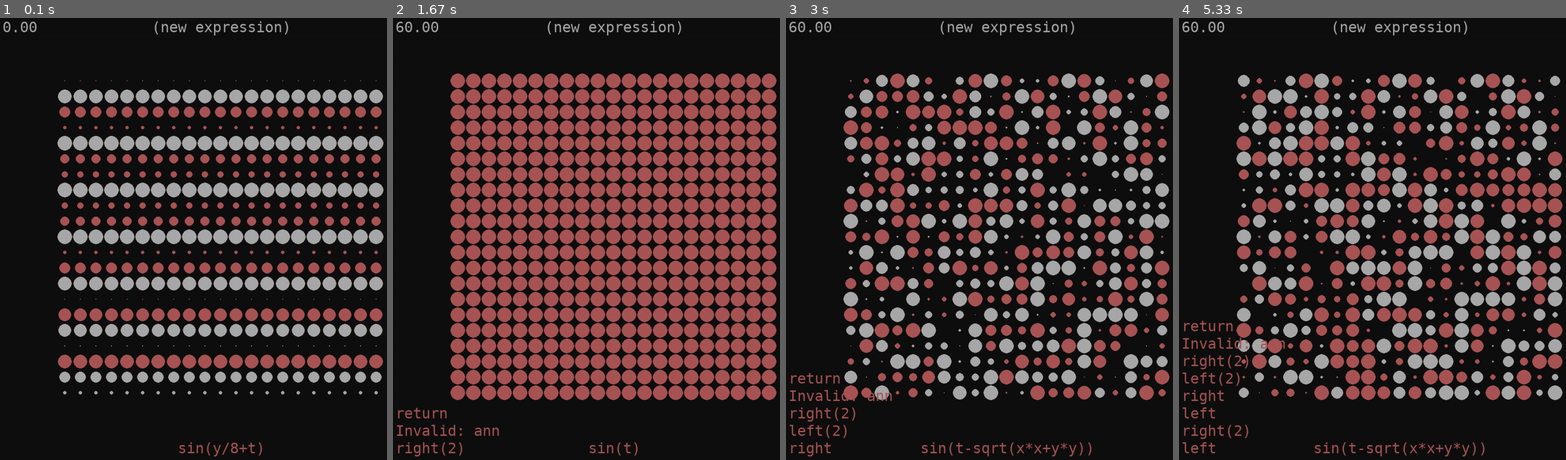
Above: before the commit, frames 1-4 (left to right).
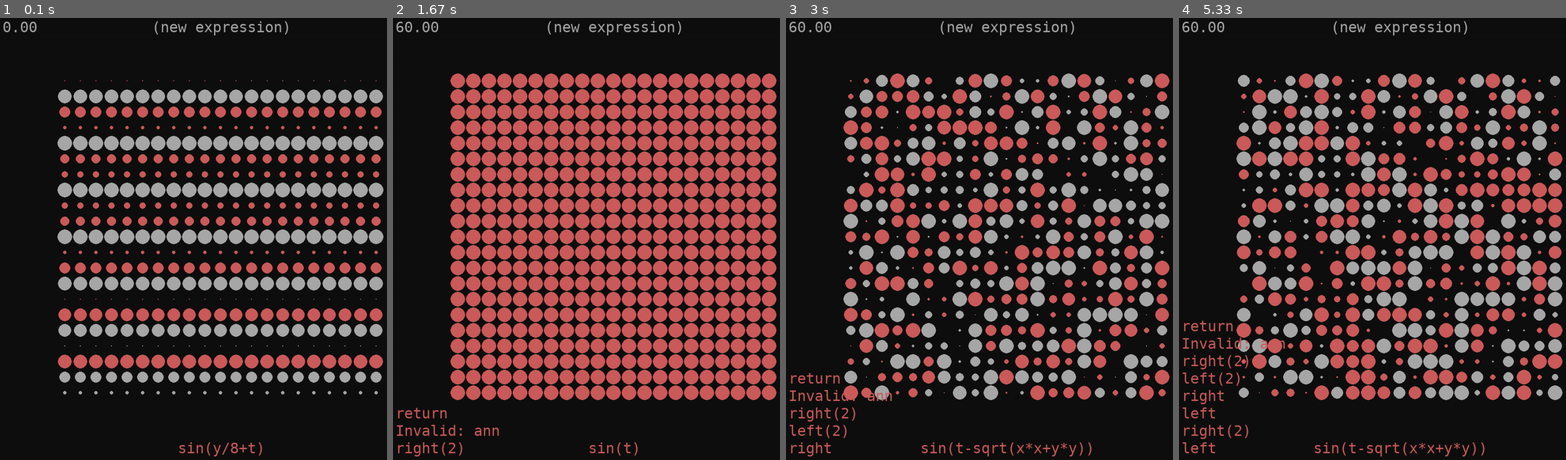
Above: after the commit, the same moments.

Repository: hitbox/scratch
Game: pygame game, started from littleshader/littleshader.py
Same seed, same stepped clock (60 frames per second), same inputs: the game is played once before the commit and once after it.
Inputs:
- Up to frame 1 (0.1 s): no input
- Up to frame 2 (1.67 s): type "ann" at 0.33 s; tap Enter at 0.67 s; hold Right 0.88-1.35 s; hold Right from 1.43 s (still down)
- Up to frame 3 (3 s): release Right at 1.9 s; hold Left 1.93-2.47 s; hold Left 2.5-2.9 s; hold Right from 2.93 s (still down)
- Up to frame 4 (5.33 s): release Right at 3.57 s; hold Left 3.6-4.07 s; hold Right 4.1-4.57 s; hold Right 4.6-5.07 s; hold Left from 5.1 s (still down)

The runs differ from the first frame. In frame 1, 7.9% of the frame differs, in the area x 14-99%, y 14-100%; in frame 2, 41%, in the area x 1-100%, y 12-100%; in frame 3, 11%; in frame 4, 13%.

Commit message:
added colorname.py
- colorname.py way to get name of pygame color closest to rbg
- changed littleshader.py to use color name

Diff:
--- a/littleshader/littleshader.py
+++ b/littleshader/littleshader.py
@@ -64,8 +64,8 @@
 def loop(
     expression_list,
     size = None,
-    color1 = (2*255/3,)*3,
-    color2 = (2*255/3, 255/3, 255/3),
+    color1 = 'darkgray',
+    color2 = 'indianred',
     export_frames_path = None,
 ):
     if size is None:
--- /dev/null
+++ b/pygame-examples/colorname.py
@@ -0,0 +1,30 @@
+import argparse
+import contextlib
+import os
+
+with contextlib.redirect_stdout(open(os.devnull, 'w')):
+    from pygame import Vector3
+    from pygame.color import THECOLORS as colors
+
+def main(argv=None):
+    """
+    Find a pygame color.
+    """
+    parser = argparse.ArgumentParser()
+    parser.add_argument('rgb', nargs=3, type=int)
+    parser.add_argument('-n', type=int, default=3)
+    args = parser.parse_args(argv)
+
+    reference = Vector3(args.rgb)
+
+    def rgb_distance(item):
+        name, color = item
+        return reference.distance_squared_to(color[:3])
+
+    result = sorted(colors.items(), key=rgb_distance)
+    result = result[:args.n]
+    for name, color in result:
+        print(name, color)
+
+if __name__ == '__main__':
+    main()
